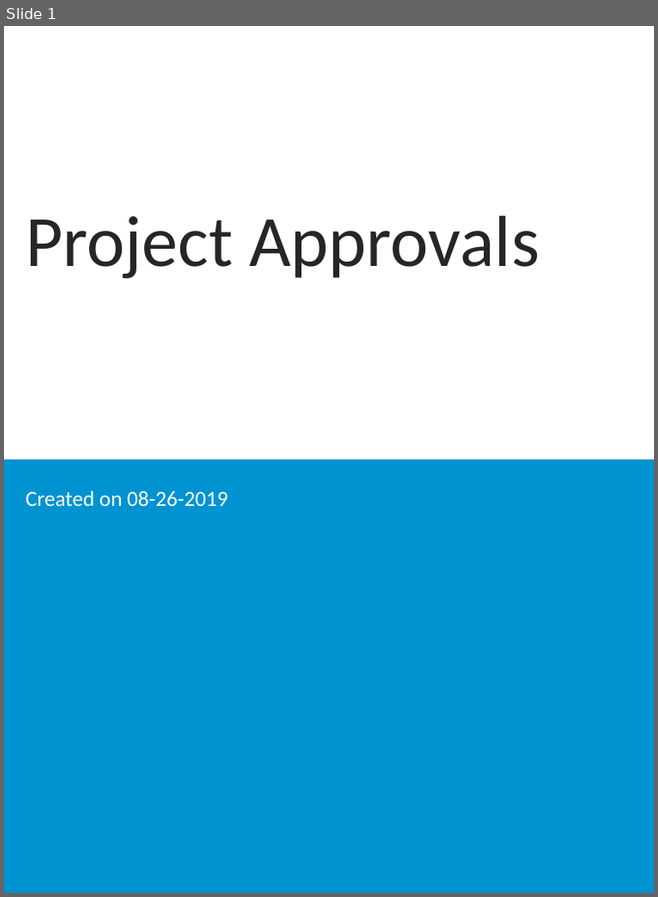
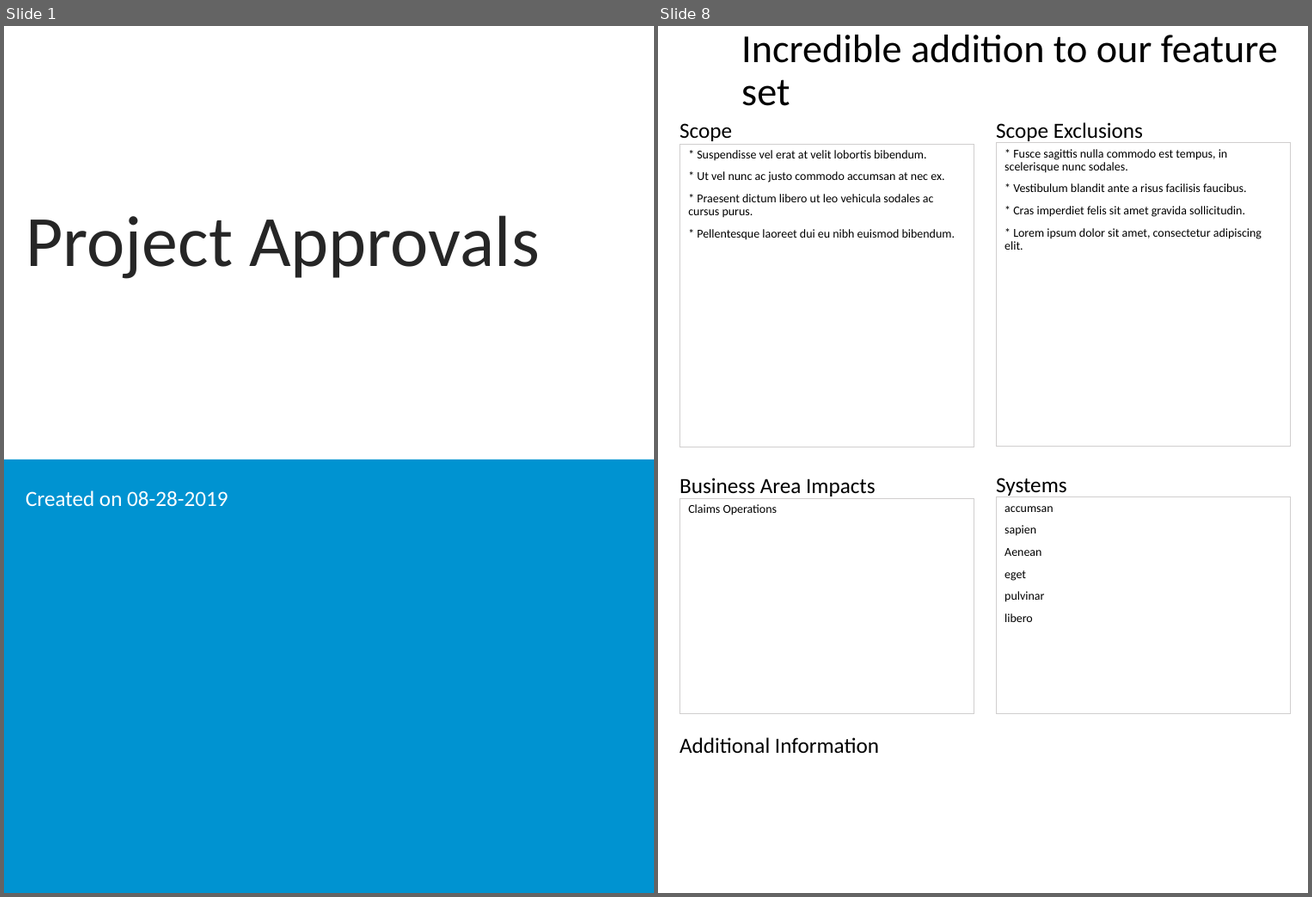
Before and after one commit to spikewood/Project-Report-Generator, a slide deck: ppt_output.pptx. Shown side by side, each under a label of ours: slide 1 before the commit, slides 1 and 8 after it; the slides between them are not shown. The pictures are 658x897 and 1312x897 pixels, drawn with LibreOffice and Linux fonts; fonts in the diff are those of the drawing; background and template pictures are left out. Boxes give left, top, right and bottom in pixels: in the first picture for what was removed or moved away, otherwise in the second. Text is boxed around its words. In the diff, an @@ line names an element or a change of style, - is before the commit and + after.

```diff
--- a/ppt_output.pptx
+++ b/ppt_output.pptx
@@ slide 8 added at bbox=[658, 26, 1308, 893], background #FFFFFF @@
@@ title added at bbox=[741, 35, 1278, 106], 33 pt, text #000000 @@
+Incredible addition to our feature set
@@ text added at bbox=[680, 123, 732, 141], 18 pt, text #000000 @@
+Scope
@@ text added at bbox=[996, 122, 1143, 144], 18 pt, text #000000 @@
+Scope Exclusions
@@ text added at bbox=[680, 144, 974, 447], outline #D0CECE 0.75 pt, 10 pt, text #000000 @@
+* Suspendisse vel erat at velit lobortis bibendum.
+* Ut vel nunc ac justo commodo accumsan at nec ex.
+* Praesent dictum libero ut leo vehicula sodales ac cursus purus.
+* Pellentesque laoreet dui eu nibh euismod bibendum.
@@ text added at bbox=[996, 143, 1291, 447], outline #D0CECE 0.75 pt, 10 pt, text #000000 @@
+* Fusce sagittis nulla commodo est tempus, in scelerisque nunc sodales.
+* Vestibulum blandit ante a risus facilisis faucibus.
+* Cras imperdiet felis sit amet gravida sollicitudin.
+* Lorem ipsum dolor sit amet, consectetur adipiscing elit.
@@ text added at bbox=[680, 478, 876, 496], 18 pt, text #000000 @@
+Business Area Impacts
@@ text added at bbox=[996, 478, 1067, 498], 18 pt, text #000000 @@
+Systems
@@ text added at bbox=[680, 498, 974, 714], outline #D0CECE 0.75 pt, 10 pt, text #000000 @@
+Claims Operations
@@ text added at bbox=[996, 497, 1291, 714], outline #D0CECE 0.75 pt, 10 pt, text #000000 @@
+accumsan
+sapien
+Aenean
+eget
+pulvinar
+libero
@@ text added at bbox=[680, 737, 879, 753], 18 pt, text #000000 @@
+Additional Information
@@ slide 1 changed as well @@
@@ subtitle at bbox=[26, 490, 228, 507]: text changed @@
-Created on 08-26-2019
+Created on 08-28-2019
```
Also in this commit, not shown: 27 other slides added, 40 slides removed, 5 other files.
